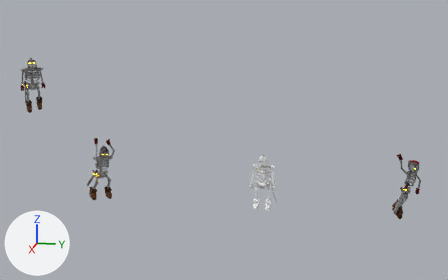
What one commit did to the Blender file Assets/Szkieletor/skull_emoji_ANIMATIONS.blend.
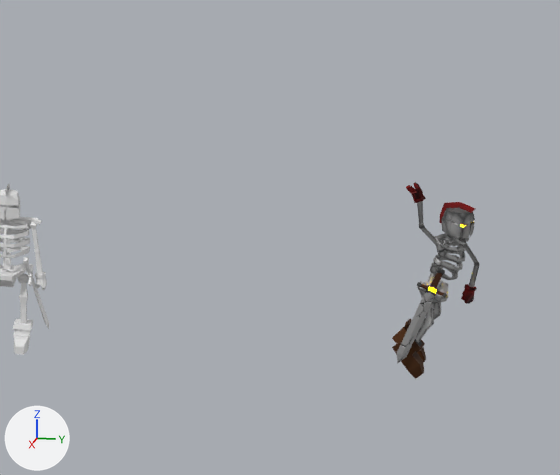
There are two pictures of each version: one whole from a 50 mm lens placed at (19.87, 2.64, 6.39), pointed at (-0.06, -1.34, 1.41), one close up on the part from 58% to 100% of the width and 33% to 90% of the height. Lighting does not change. The marker at lower left points along +X, +Y and +Z.

In view in the first close-up: 'Sword.001', 'Sword.002', 'Szkieletor.001'.
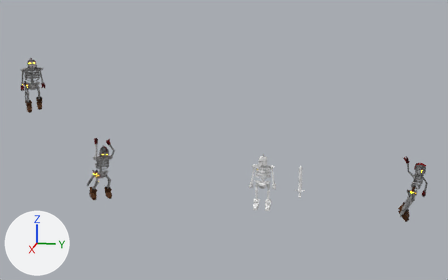
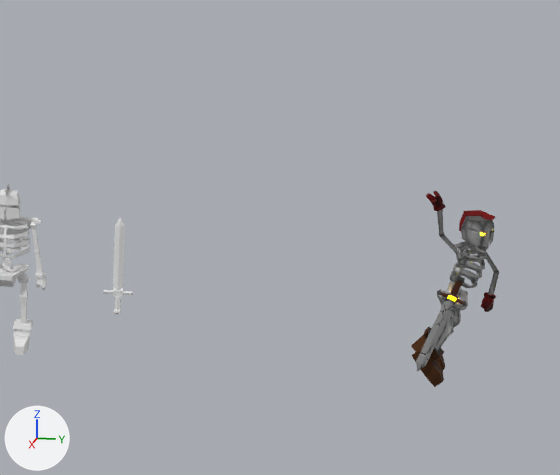
The change, as a list of edits to the scene's bpy script:
```text
Change ob_sword_001:
    ob_sword_001.location: (0.27, 4.6, 0.17) -> (0.27, 4.81, 0.09)
Change ob_sword_002:
    ob_sword_002.rotation_euler: (0.465, 15.92, -1.596) -> (0.0, 0.0, 0.0)  # degrees (27, 192, -91) -> degrees (0, 0, 0)
    ob_sword_002.location: (-0.15, 0.36, -0.38) -> (0.0, 1.26, 0.22)
```

Changed parts and their boxes (x1, y1, x2, y2) in the close-ups (560 x 475 px):
'Sword.001', moved: before (392, 182, 480, 379); after (411, 191, 499, 387)
'Sword.002', moved, turned: before (23, 257, 49, 329); after (103, 218, 133, 314)
